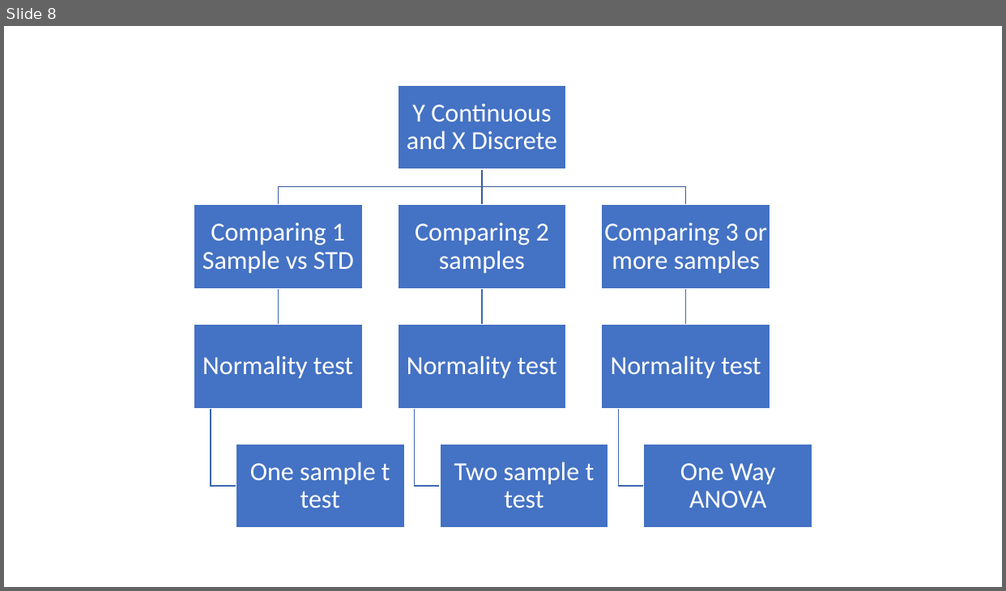
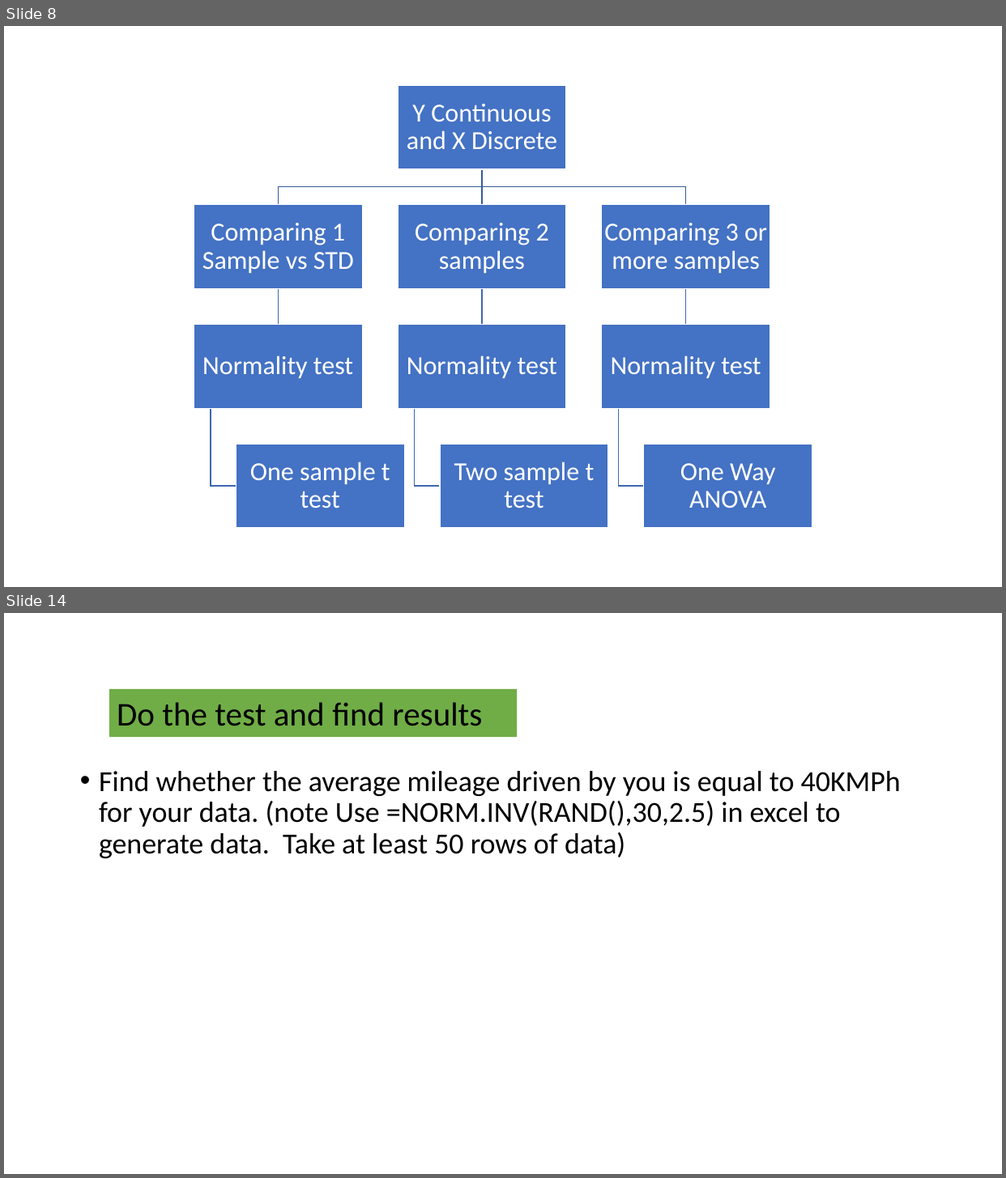
Before and after one commit to Rajeshprd/Decodr-batch-2-, a slide deck: Inferential Statistics.pptx. Shown one above the other, each under a label of ours: slide 8 before the commit, slides 8 and 14 after it; the slides between them are not shown. The pictures are 1006x591 and 1006x1178 pixels, drawn with LibreOffice and Linux fonts; fonts in the diff are those of the drawing. Boxes give left, top, right and bottom in pixels: in the first picture for what was removed or moved away, otherwise in the second. Text is boxed around its words. In the diff, an @@ line names an element or a change of style, - is before the commit and + after.

```diff
--- a/Inferential Statistics.pptx
+++ b/Inferential Statistics.pptx
@@ slide 14 added at [4, 613, 1002, 1174], background #FFFFFF @@
@@ rectangle added at [109, 689, 517, 737], fill #70AD47, 32 pt, text #000000 @@
+Do the test and find results
@@ text added at [99, 771, 901, 858], 28 pt, text #000000 @@
+• Find whether the average mileage driven by you is equal to 40KMPh for your data. (note Use =NORM.INV(RAND(),30,2.5) in excel to generate data. Take at least 50 rows of data)
```
Also in this commit, not shown: 8 other slides added.
